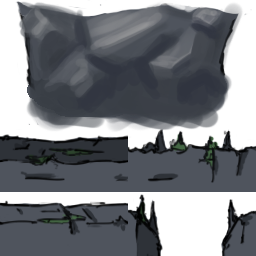
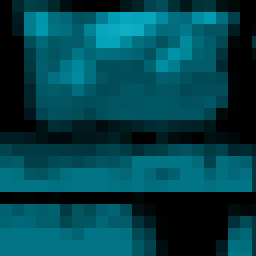
The second (256, 256) image is a revision of the first. Changes to its layers:
added layer "Layer 1" (color) above "Colors copy 3" over left=0, top=0, right=256, bottom=256
added layer "Colors copy 3" above "Colors copy 2" over left=0, top=0, right=256, bottom=256
hid "Colors copy 2" over left=0, top=0, right=256, bottom=256
hid "AlphaColors" over left=27, top=74, right=227, bottom=117
showed "Background" over left=0, top=0, right=256, bottom=256
